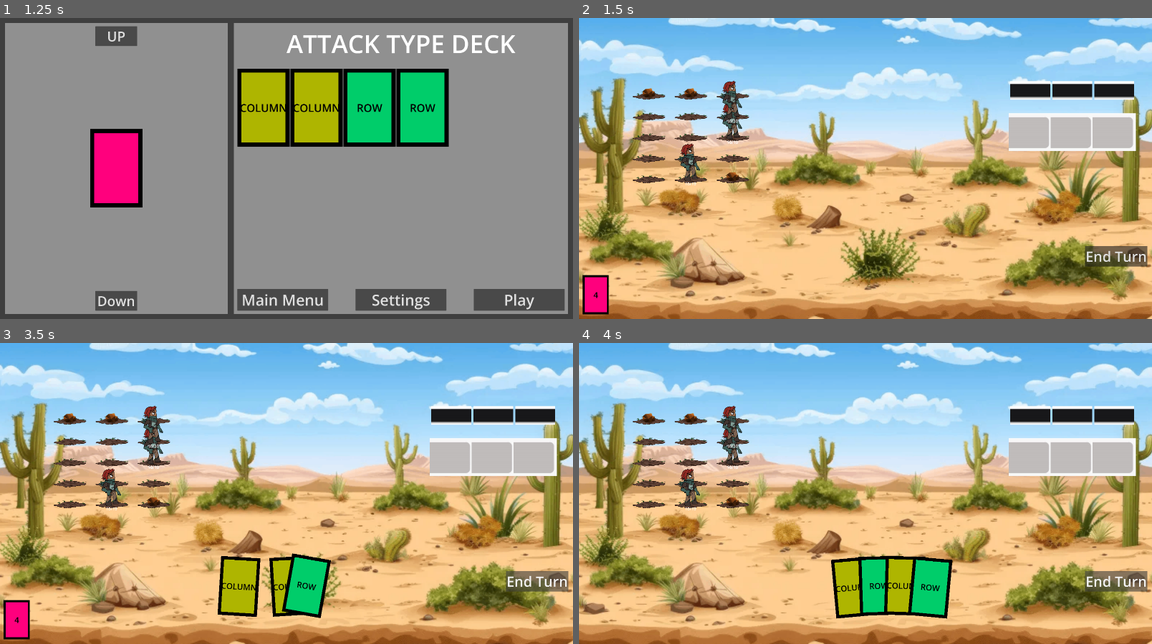
Above: before the commit, frames 1-4 (two rows, left to right).
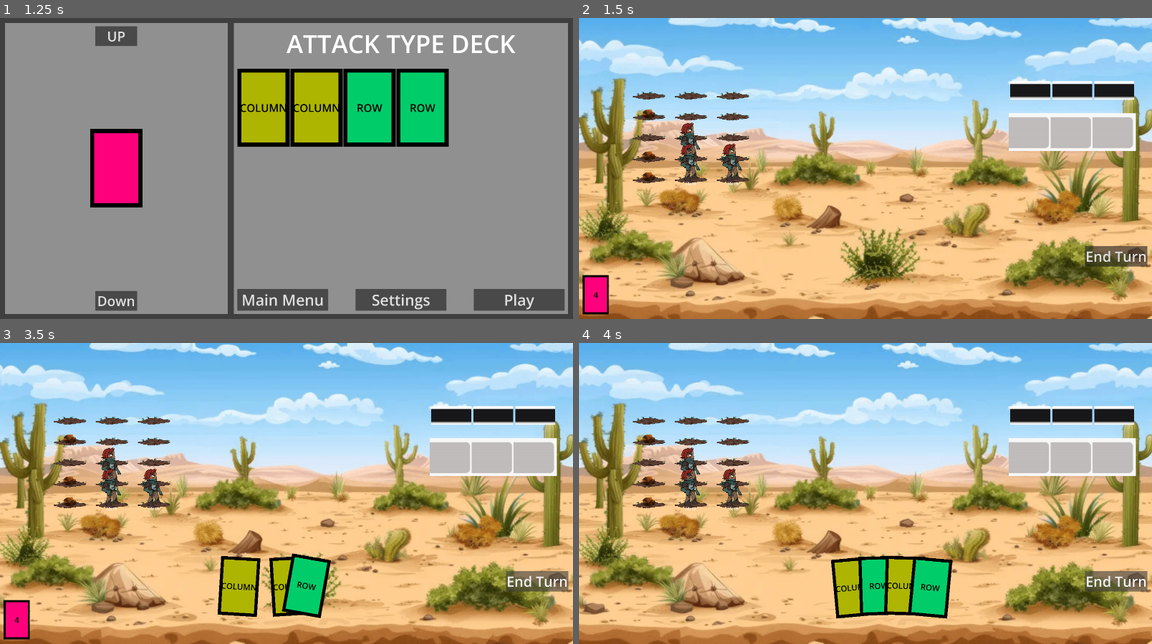
Above: after the commit, the same moments.

Repository: LandonM-byui/rpg-game-CSE290
Game: Godot game, scene res://modules/scene_handling/game_handler.tscn
The game is run twice, just before and just after one commit, with the same random seed, the same clock (stepped at 60 frames per second) and the same inputs.
Inputs:
- Up to frame 1 (1.25 s): click "Start" at 0.5 s
- Up to frame 2 (1.5 s): click "Play" at 1.25 s
- Up to frame 3 (3.5 s): click "End Turn" at 2 s; click "End Turn" at 2.75 s
- Up to frame 4 (4 s): click "End Turn" at 3.5 s

Frame 1 is identical in both runs. In frame 2, 1.2% of the frame differs, in the area x 11-29%, y 20-56%; in frame 3, 1.2%; in frame 4, 1.2%.

Commit message:
Added moves after turn 1

Diff:
--- a/yee-haw/modules/battle/battle.tscn
+++ b/yee-haw/modules/battle/battle.tscn
@@ -73,7 +73,7 @@
 [node name="EnemyColumn 2" parent="Game/Enemy Grids" unique_id=389549478 instance=ExtResource("2_g6l2h")]
 position = Vector2(300, 0)
 
-[node name="Player Grids" parent="Game" unique_id=600625148 instance=ExtResource("6_tvlvn")]
+[node name="PlayerGrids" parent="Game" unique_id=600625148 instance=ExtResource("6_tvlvn")]
 position = Vector2(798, 820)
 
 [node name="Camera2D" type="Camera2D" parent="Game" unique_id=307374076]
--- a/yee-haw/modules/battle/scripts/battle_scene_controller.gd
+++ b/yee-haw/modules/battle/scripts/battle_scene_controller.gd
@@ -59,8 +59,10 @@
 	_bc.turn_end_reset()
 
 	_update_vfx()
+	$Game/PlayerGrids._reset_turn()
 
 	run_enemy_turn()
+
 
 func run_enemy_turn():
 	turn = 1
